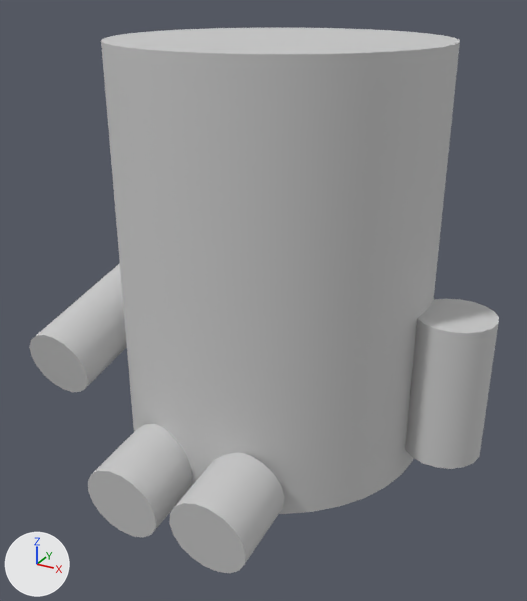
Before and after pictures for a commit that changed the FBX model Assets/Models/FBX/DIRECTOR.FBX.
Rendered twice from a 50 mm lens placed at (0.81, 0.022, 1.167), pointed at (0.508, 0.571, 0.892). Arrows for +X, +Y and +Z are at lower left; the lights stay in place. Where no turn or scale is listed for an object, it has been applied to the vertices.
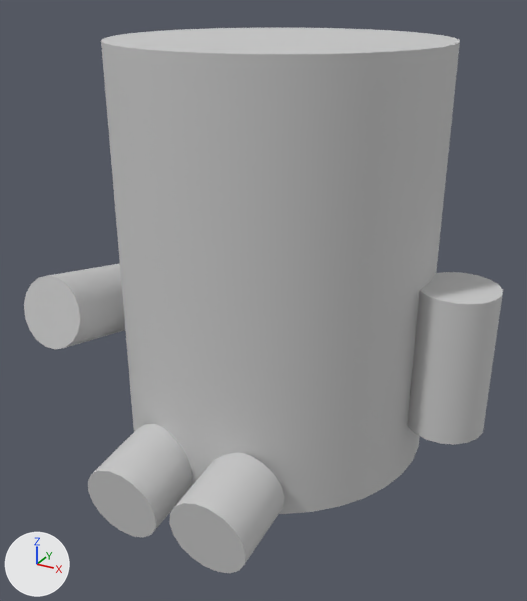
The newer file is also rescaled (x2.161), turned or shifted as a whole; pictures and numbers use the older file's frame.

What the commit changed:
me_mesh has 216 vertices, 412 faces and spans x -0.219..0.208, y -0.206..0.154, z 0.0..0.403.
me_mesh is used by ob_cylinder006; location (0.506, 0.608, 0.718).
me_mesh part 1: the loose piece of 36 vertices spanning x 0.136..0.208, y -0.032..0.039, z 0.045..0.181 is moved by (0.0, 0.0, 0.026).
me_mesh part 2: the loose piece of 36 vertices spanning x -0.219..-0.147, y -0.131..0.017, z 0.065..0.166 is turned -25.6 degrees about the x axis through its middle, then moved by (0.0, 0.0, 0.026).

Changed parts and their boxes [x1, y1, x2, y2] in the pictures (527 x 601 px; the box of a moved part takes in the faces that stretch with it):
'Cylinder006', reshaped
    before: [29, 28, 499, 573]
    after: [24, 27, 503, 573]
part 1 of me_mesh, moved or reshaped
    before: [405, 299, 499, 469]
    after: [407, 272, 503, 445]
part 2 of me_mesh, moved or reshaped
    before: [29, 263, 127, 392]
    after: [24, 264, 125, 349]
